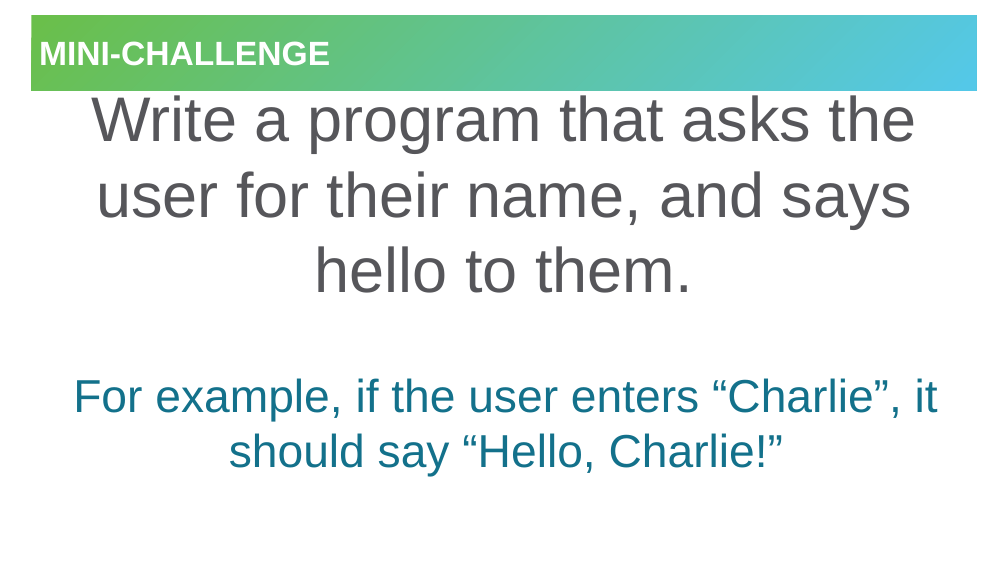
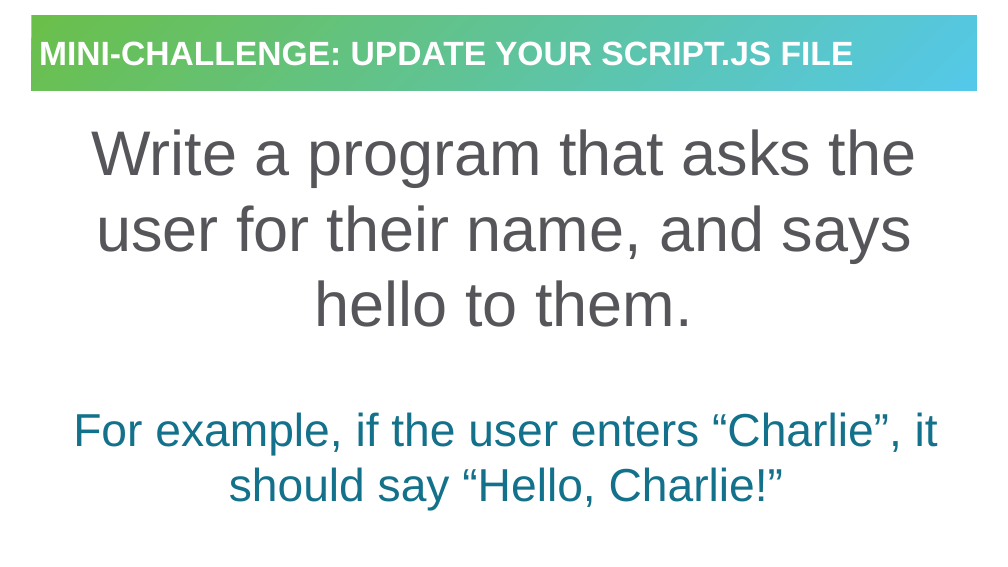
Before and after one commit to hytechclub/web-102, a slide deck: slide 12 of IntroToJS/JavaScriptVariables.pptx. Drawn at 1008x567 pixels with LibreOffice and Linux fonts; fonts in the diff are those of the drawing. Boxes give left, top, right and bottom in pixels: in the first picture for what was removed or moved away, otherwise in the second. Text is boxed around its words. In the diff, an @@ line names an element or a change of style, - is before the commit and + after.

```diff
--- a/IntroToJS/JavaScriptVariables.pptx
+++ b/IntroToJS/JavaScriptVariables.pptx
@@ title at <box>39,41,854,66</box>: text changed @@
-MINI-CHALLENGE
+MINI-CHALLENGE: UPDATE YOUR SCRIPT.JS FILE
@@ text "Write a program that asks ...": place and size @@
-text "Write a program that asks ..." at <box>73,95,938,477</box>
+text "Write a program that asks ..." at <box>73,129,938,511</box>
```
Also in this commit, not shown: 1 other slide changed, 2 other files.
